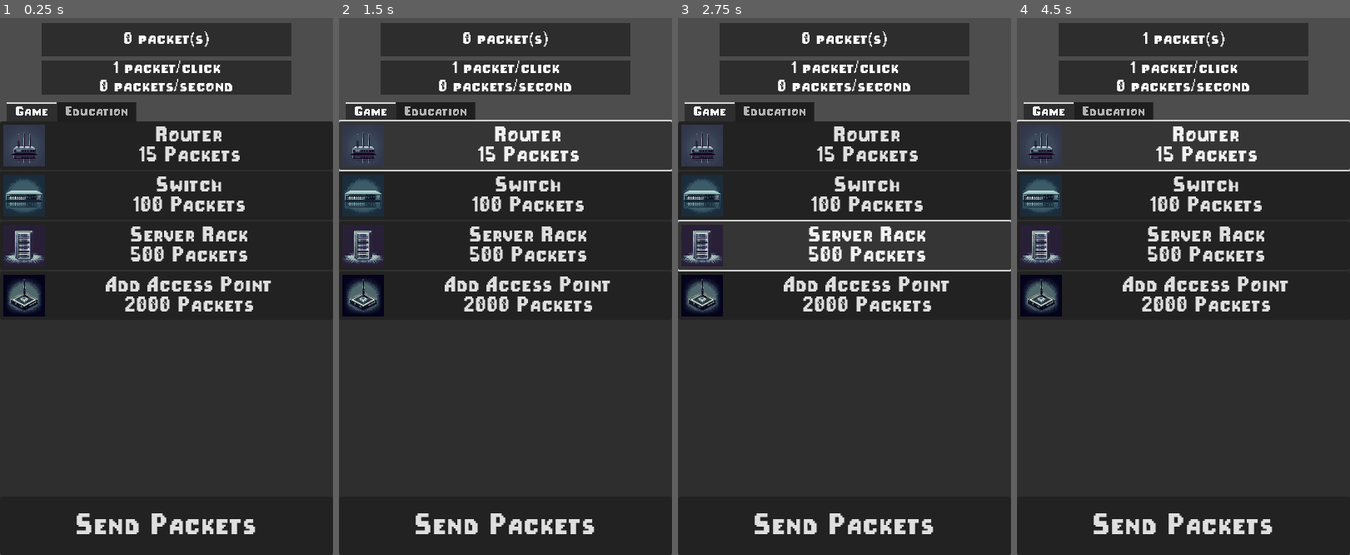
Above: before the commit, frames 1-4 (left to right).
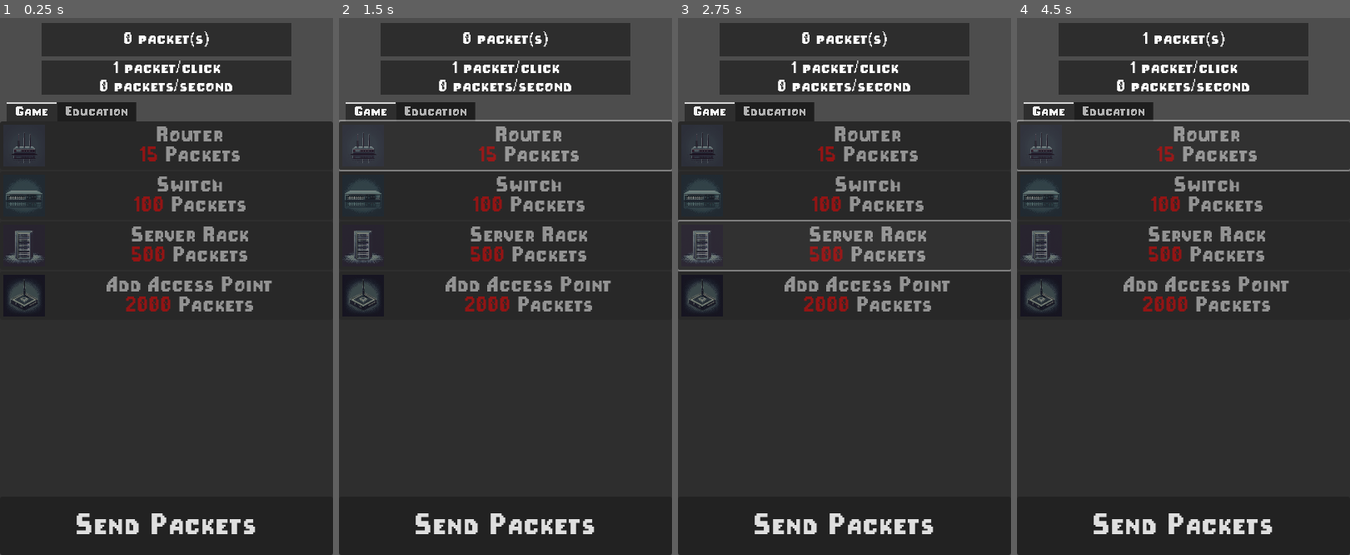
Above: after the commit, the same moments.

Repository: ngabryluk/Idle-Internet
Game: Godot game, scene res://scenes/game.tscn
The game is run twice, just before and just after one commit, with the same random seed, the same clock (stepped at 60 frames per second) and the same inputs.
Inputs (mouse positions are in pixels of both pictures, inside the frame that each line leads up to):
- Up to frame 1 (0.25 s): no input
- Up to frame 2 (1.5 s): click (505, 146) at 0.5 s, where only the run before the commit has a clickable "Router 15 Packets"; click (505, 146) at 1.27 s
- Up to frame 3 (2.75 s): click (844, 243) at 2 s, where only the run before the commit has a clickable "Server Rack 500 Packets"
- Up to frame 4 (4.5 s): click (1183, 297) at 2.75 s, where only the run before the commit has a clickable "Add Access Point 2000 Packets"; click "Send Packets" at 3.5 s; click (1183, 146) at 4.25 s, where only the run before the commit has a clickable "Router 15 Packets"

The runs differ from the first frame. In frame 1, 5.2% of the frame differs, in the area x 1-82%, y 20-55%; in frame 2, 5.7%; in frame 3, 5.8%, in the area x 0-100%, y 20-55%; in frame 4, 5.7%.

Commit message:
Updated button text
Now uses a RichTextLabel to have the color of the cost be red when the player doesn't have enough packets and green when they do

Diff:
--- a/scenes/upgrade.gd
+++ b/scenes/upgrade.gd
@@ -5,6 +5,7 @@
 signal upgraded
 
 @onready var upgrade_button: Button = $UpgradeButton
+@onready var text: RichTextLabel = $UpgradeButton/Text
 
 var cost: int = 0
 var packets_per_click: int = 0
@@ -13,7 +14,22 @@
 var default_text: String = ""
 
 func _ready():
-	update_button_text()
+	update_button_text(Color.RED)
+
+func _process(_delta):
+	# Change the opacity of the button depending on if the player has enough packets
+	var tween = get_tree().create_tween()
+	var color
+	if Globals.num_packets >= cost:
+		# Change the opacity of the button to full
+		tween.tween_property(upgrade_button, "modulate:a", 1, 0.3)
+		color = Color.GREEN
+	else:
+		# Change opacity of the button to half
+		tween.tween_property(upgrade_button, "modulate:a", 0.5, 0.3)
+		color = Color.RED
+
+	update_button_text(color)
 
 func _on_upgrade_button_pressed():
 	if Globals.num_packets >= cost:
@@ -26,8 +42,17 @@
 
 		# Update cost
 		cost = ceili(cost * cost_increase_rate)
-		update_button_text()
 		upgraded.emit()
 
-func update_button_text():
-	upgrade_button.text = default_text + "\n" + str(cost) + " Packets"
+func update_button_text(color):
+	text.clear()
+	text.push_paragraph(HORIZONTAL_ALIGNMENT_CENTER)
+	text.push_font_size(25)
+	text.append_text(default_text + "\n")
+	text.push_color(color)
+	text.append_text(str(cost))
+	text.pop()
+	text.append_text(" Packets")
+	text.pop()
+	text.pop()
+	#upgrade_button.text = default_text + "\n" + str(cost) + " Packets"
--- a/scenes/upgrade.tscn
+++ b/scenes/upgrade.tscn
@@ -9,9 +9,21 @@
 
 [node name="UpgradeButton" type="Button" parent="."]
 layout_mode = 0
-offset_right = 8.0
-offset_bottom = 8.0
+offset_right = 400.0
+offset_bottom = 65.0
 theme_override_font_sizes/font_size = 25
-text = "Test"
+
+[node name="Text" type="RichTextLabel" parent="UpgradeButton"]
+layout_mode = 1
+anchors_preset = 15
+anchor_right = 1.0
+anchor_bottom = 1.0
+offset_left = 56.0
+offset_top = 5.0
+offset_bottom = 5.0
+grow_horizontal = 2
+grow_vertical = 2
+mouse_filter = 1
+bbcode_enabled = true
 
 [connection signal="pressed" from="UpgradeButton" to="." method="_on_upgrade_button_pressed"]
--- a/scenes/upgrades.tscn
+++ b/scenes/upgrades.tscn
@@ -30,10 +30,8 @@
 script = ExtResource("4_yda6c")
 
 [node name="UpgradeButton" parent="HBoxContainer/VBoxContainer/Click_Router" index="0"]
-offset_right = 400.0
+modulate = Color(1, 1, 1, 0.501961)
 offset_bottom = 38.0
-text = "Router
-X Packets"
 icon = ExtResource("4_4ybku")
 
 [node name="Two_Switch" parent="HBoxContainer/VBoxContainer" instance=ExtResource("3_l7wka")]
@@ -41,11 +39,9 @@
 script = ExtResource("4_egifm")
 
 [node name="UpgradeButton" parent="HBoxContainer/VBoxContainer/Two_Switch" index="0"]
+modulate = Color(1, 1, 1, 0.5)
 offset_top = 56.0
-offset_right = 400.0
 offset_bottom = 112.0
-text = "Switch
-X Packets"
 icon = ExtResource("6_mayw3")
 
 [node name="Five" parent="HBoxContainer/VBoxContainer" instance=ExtResource("3_l7wka")]
@@ -53,11 +49,9 @@
 script = ExtResource("5_ous38")
 
 [node name="UpgradeButton" parent="HBoxContainer/VBoxContainer/Five" index="0"]
+modulate = Color(1, 1, 1, 0.5)
 offset_top = 112.0
-offset_right = 400.0
 offset_bottom = 168.0
-text = "Server Rack
-X Packets"
 icon = ExtResource("8_emh13")
 
 [node name="Ten" parent="HBoxContainer/VBoxContainer" instance=ExtResource("3_l7wka")]
@@ -65,11 +59,9 @@
 script = ExtResource("6_aq10g")
 
 [node name="UpgradeButton" parent="HBoxContainer/VBoxContainer/Ten" index="0"]
+modulate = Color(1, 1, 1, 0.5)
 offset_top = 168.0
-offset_right = 400.0
 offset_bottom = 224.0
-text = "Add Access Point
-X Packets"
 icon = ExtResource("10_66ska")
 
 [connection signal="upgraded" from="HBoxContainer/VBoxContainer/Click_Router" to="." method="_on_upgrade_upgraded"]
